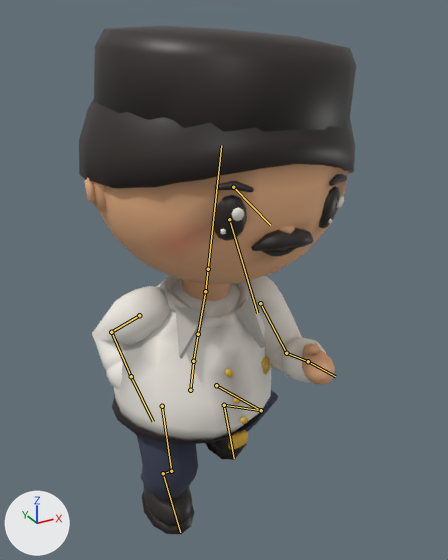
Two versions of the glTF model game/assets/models/char_kades.glb, one commit apart.
Both versions are drawn from a 50 mm lens placed at (-0.478, -1.005, 1.015), pointed at (0.042, -0.06, 0.542). Lighting does not change. The marker at lower left points along +X, +Y and +Z. The picture after the commit comes second. Both versions are drawn at frame 9 of the action 'run'; the numbers are the values there. The bones that change, and the others that lie on the model, are drawn over the model as lines.

Objects in the first picture: 'Body'.
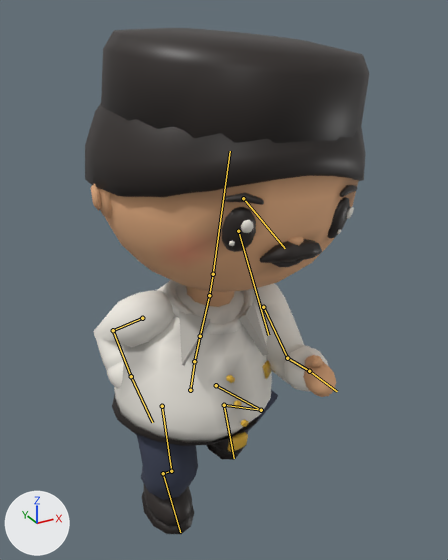
Changed parts and their boxes (x1, y1, x2, y2) in the pictures (448 x 560 px):
'Body', posed
    before: (79, 26, 356, 534)
    after: (85, 28, 369, 534)
bone 'hips', root to tip
    before: (190, 390) to (193, 362)
    after: (190, 390) to (194, 363)
bone 'spine', root to tip
    before: (193, 361) to (198, 334)
    after: (194, 361) to (200, 336)
bone 'chest', root to tip
    before: (198, 334) to (205, 291)
    after: (200, 336) to (209, 295)
bone 'neck', root to tip
    before: (205, 291) to (208, 269)
    after: (209, 295) to (213, 274)
bone 'head', root to tip
    before: (208, 269) to (221, 145)
    after: (213, 274) to (230, 151)

What the commit changed:
Bone 'hips' (bone_hips) turns from (7, 9, -2) to (9, 9, -2) degrees about its own x, y and z.
Bone 'spine' (bone_spine) turns from (4, -4, 0) to (6, -4, 0) degrees about its own x, y and z.
Bone 'chest' (bone_chest) turns from (0, -11, 0) to (2, -11, 0) degrees about its own x, y and z.
Bone 'neck' (bone_neck) turns from (-5, 6, 0) to (-6, 6, 0) degrees about its own x, y and z.
Bone 'head' (bone_head) turns from (-3, 3, -1) to (-4, 3, -1) degrees about its own x, y and z.
